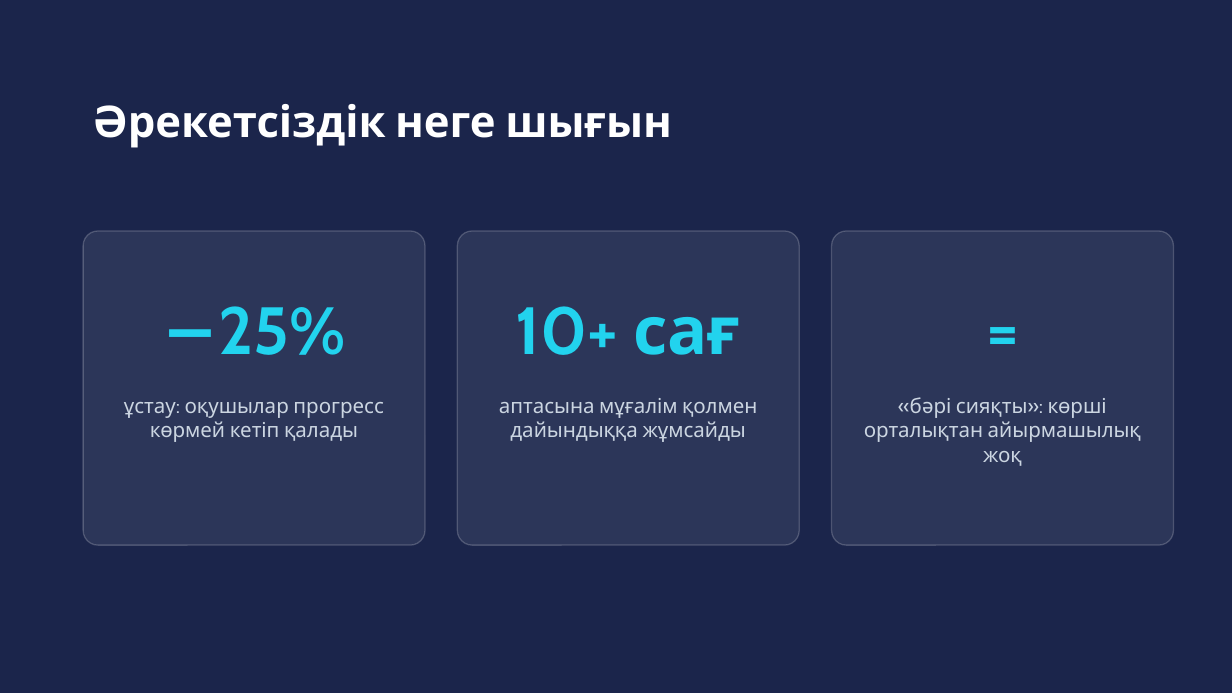
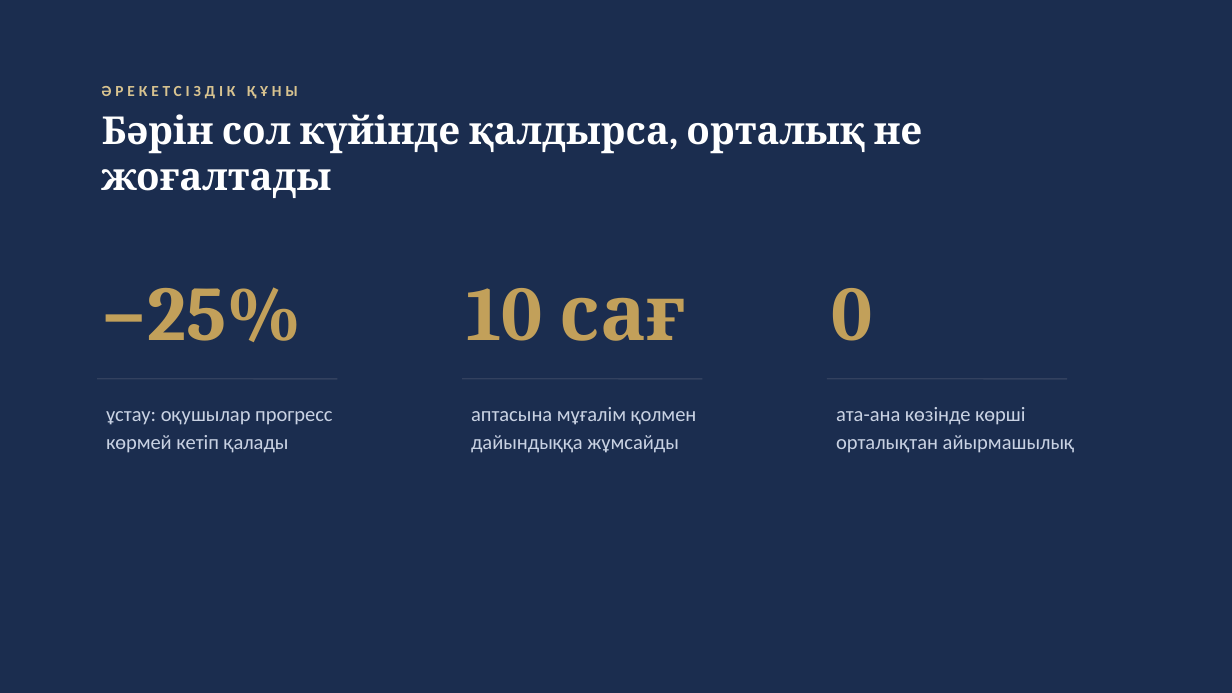
Before and after one commit to alibekovakarakat5-png/study_hub_Karakat, a slide deck: slide 3 of docs/pitch/StudyHub-Pitch-KK.pptx. Drawn at 1232x693 pixels with LibreOffice and Linux fonts; fonts in the diff are those of the drawing. Boxes give left, top, right and bottom in pixels: in the first picture for what was removed or moved away, otherwise in the second. Text is boxed around its words. In the diff, an @@ line names an element or a change of style, - is before the commit and + after.

```diff
--- a/docs/pitch/StudyHub-Pitch-KK.pptx
+++ b/docs/pitch/StudyHub-Pitch-KK.pptx
@@ background #1B254B to #1B2D4F @@
@@ text at (x1=101, y1=86, x2=298, y2=99): text changed; size 34 to 12 pt; font Cabin to Calibri; text colour #FFFFFF to #D8C390 @@
-Әрекетсіздік неге шығын
+ӘРЕКЕТСІЗДІК ҚҰНЫ
@@ text added at (x1=101, y1=114, x2=923, y2=198), 30 pt, text #FFFFFF, bold @@
+Бәрін сол күйінде қалдырса, орталық не жоғалтады
@@ rounded rectangle removed at (x1=83, y1=231, x2=425, y2=545) @@
@@ rounded rectangle removed at (x1=457, y1=231, x2=799, y2=545) @@
@@ rounded rectangle removed at (x1=832, y1=231, x2=1174, y2=545) @@
@@ text "−25%" moved from (x1=218, y1=306, x2=345, y2=355) to (x1=101, y1=287, x2=301, y2=342) @@
@@ text "−25%" at (x1=101, y1=287, x2=301, y2=342): size 52 to 60 pt, font Cabin to Cambria, text colour #22D3EE to #C2A05A; alignment centre to left @@
@@ text at (x1=466, y1=288, x2=686, y2=341): text changed; size 52 to 60 pt; font Cabin to Cambria; text colour #22D3EE to #C2A05A @@
-10+ сағ
+10 сағ
@@ text at (x1=831, y1=288, x2=872, y2=341): text changed; size 52 to 60 pt; font Cabin to Cambria; text colour #22D3EE to #C2A05A @@
-=
+0
@@ line added from (97, 379) to (337, 379), #33415F 1 pt @@
@@ line added from (462, 379) to (702, 379), #33415F 1 pt @@
@@ line added from (827, 379) to (1067, 379), #33415F 1 pt @@
@@ text "ұстау: оқушылар прогресс көрмей кетіп ..." moved from (x1=124, y1=402, x2=383, y2=442) to (x1=106, y1=411, x2=332, y2=453) @@
@@ text "ұстау: оқушылар прогресс көрмей кетіп ..." at (x1=106, y1=411, x2=332, y2=453): font Cabin to Calibri, text colour #CBD5E1 to #C9D2E3; alignment centre to left; line spacing 1 to 1.15 @@
@@ text "аптасына мұғалім қолмен дайындыққа жұмсайды" at (x1=471, y1=407, x2=697, y2=453): font Cabin to Calibri, text colour #CBD5E1 to #C9D2E3; alignment centre to left; line spacing 1 to 1.15 @@
@@ text "аптасына мұғалім қолмен дайындыққа жұмсайды" moved from (x1=499, y1=398, x2=757, y2=442) to (x1=471, y1=407, x2=697, y2=453) @@
@@ text at (x1=836, y1=407, x2=1075, y2=453): text changed; font Cabin to Calibri; text colour #CBD5E1 to #C9D2E3 @@
-«бәрі сияқты»: көрші орталықтан айырмашылық жоқ
+ата-ана көзінде көрші орталықтан айырмашылық
```
Also in this commit, not shown: 9 other slides changed, 1 slide added, 1 slide removed, 5 other files.
